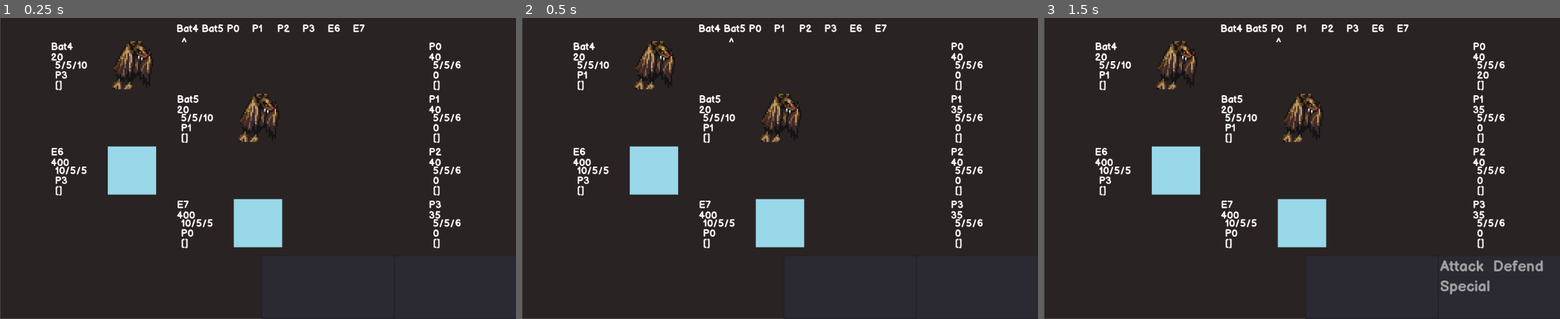
Above: before the commit, frames 1-3 (left to right).
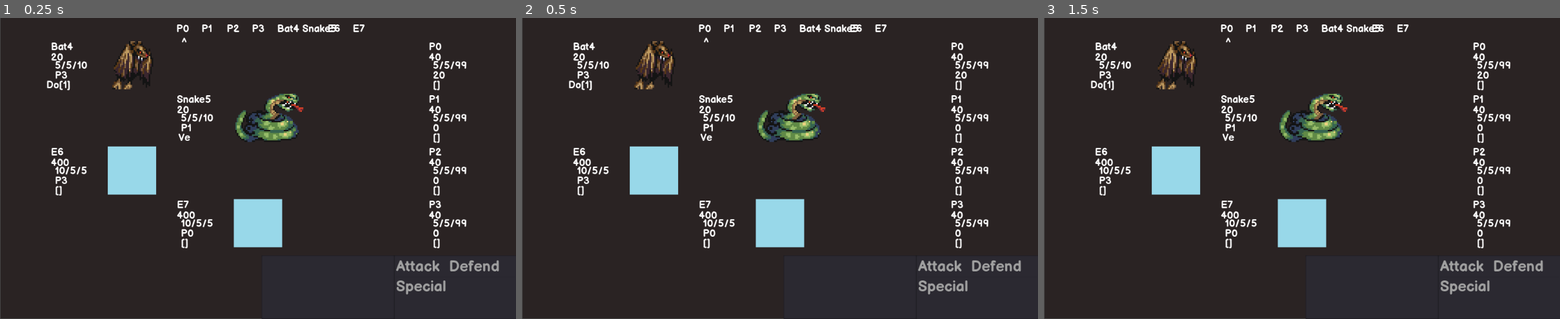
Above: after the commit, the same moments.

Repository: notMSB/shatterblade
Game: Godot game, scene res://src/Project/Battle.tscn
Same seed, same stepped clock (60 frames per second), same inputs: the game is played once before the commit and once after it.
Inputs:
- Up to frame 1 (0.25 s): no input
- Up to frame 2 (0.5 s): no input
- Up to frame 3 (1.5 s): tap Enter at 1.25 s

The runs differ from the first frame. In frame 1, 2.7% of the frame differs, in the area x 9-97%, y 2-92%; in frame 2, 2.8%; in frame 3, 2.1%.

Commit message:
enemy functionality

Diff:
--- a/src/Project/Battle.gd
+++ b/src/Project/Battle.gd
@@ -22,7 +22,7 @@
 var info
 var hits
 
-var opponents = ["Bat", "Bat"]
+var opponents = ["Bat", "Snake"]
 
 var targetsVisible = false
 
@@ -35,7 +35,7 @@
 		if i < partyNum: #player
 			createdUnit = Player.instance()
 			if global.storedParty.size() <= i:
-				createdUnit.make_stats(40, 5, 5, 6)
+				createdUnit.make_stats(40, 5, 5, 99)
 			else:
 				createdUnit = global.storedParty[i]
 			createdUnit.name = str("P", String(i))
@@ -46,6 +46,7 @@
 				createdUnit.callv("make_stats", enemy["stats"])
 				createdUnit.identity = str(opponents[i - partyNum])
 				createdUnit.name = str(createdUnit.identity, String(i))
+				if enemy.has("passives"): createdUnit.passives = enemy["passives"]
 			else:
 				createdUnit.callv("make_stats", [400, 10, 5, 5])
 				createdUnit.name = str("E", String(i))
@@ -61,6 +62,9 @@
 			set_intent(unit)
 		if unit.isPlayer: process_equipment(unit) #Gotta do this after the UI is set
 		i += 1
+		if unit.passives.size() > 0:
+			for passive in unit.passives:
+				$StatusManager.add_status(unit, passive, unit.passives[passive])
 	play_turn()
 
 func play_turn():
@@ -195,9 +199,12 @@
 		for target in targets: #repeat for every target
 			if chosenMove.has("damage"): #Get base damage, evaluate target status to final damage, deal said damage, update UI
 				var damageCalc =  chosenMove["damage"] + moveUser.strength - moveTarget.defense
+				var tempDamage
 				#One status check for the user's attack modifiers and another for the target's defense modifiers
-				damageCalc = $StatusManager.evaluate_statuses(moveUser, $StatusManager.statusActivations.usingAttack, [damageCalc])
-				damageCalc = $StatusManager.evaluate_statuses(moveTarget, $StatusManager.statusActivations.gettingHit, [damageCalc])
+				tempDamage = $StatusManager.evaluate_statuses(moveUser, $StatusManager.statusActivations.usingAttack, [damageCalc])
+				if tempDamage != null: damageCalc = tempDamage #Sometimes the status doesn't return anything
+				tempDamage = $StatusManager.evaluate_statuses(moveTarget, $StatusManager.statusActivations.gettingHit, [damageCalc])
+				if tempDamage != null: damageCalc = tempDamage
 				target.take_damage(damageCalc)
 
 			if chosenMove.has("healing"): #Get base damage, evaluate target status to final damage, deal said damage, update UI
--- a/src/Project/Lists/StatusManager.gd
+++ b/src/Project/Lists/StatusManager.gd
@@ -14,14 +14,16 @@
 	"Regen": {"activation": statusActivations.beforeTurn, "effect": funcref(self, "regenerate"), "args": ["unit", 1]},
 
 	"Poison": {"activation": statusActivations.beforeTurn, "system": true, "effect": funcref(self, "percentage_damage"), "args": ["unit", "value", 0.001]},
-	"Burn": {"activation": statusActivations.usingAttack, "system": true, "effect": funcref(self, "adjust_damage"), "args": [0.002, "value"]},
-	"Chill": {"activation": statusActivations.gettingHit, "system": true, "effect": funcref(self, "adjust_damage"), "args": [-0.002, "value"]},
+	"Burn": {"activation": statusActivations.usingAttack, "system": true, "effect": funcref(self, "adjust_damage"), "args": ["damage", 0.002, "value"]},
+	"Chill": {"activation": statusActivations.gettingHit, "system": true, "effect": funcref(self, "adjust_damage"), "args": ["damage", -0.002, "value"]},
 	"Stun": {"activation": statusActivations.beforeTurn, "system": true, "effect": funcref(self, "stunned")},
 	"Provoke": {"activation": statusActivations.passive, "system": true},
 
-	"Double Damage": {"activation": statusActivations.usingAttack, "system": false, "effect": funcref(self, "adjust_damage"), "args": [2]},
-	"Blocking": {"activation": statusActivations.gettingHit, "system": false, "effect": funcref(self, "adjust_damage"), "args": [0.5]}
+	"Double Damage": {"activation": statusActivations.usingAttack, "system": false, "effect": funcref(self, "adjust_damage"), "args": ["damage", 2]},
+	"Blocking": {"activation": statusActivations.gettingHit, "system": false, "effect": funcref(self, "adjust_damage"), "args": ["damage", 0.5]},
 
+	"Venomous": {"activation": statusActivations.usingAttack, "effect": funcref(self, "add_status"), "args": ["target", "Poison", 75]},
+	"Dodgy": {"activation": statusActivations.gettingHit, "effect": funcref(self, "adjust_damage"), "args": ["damage", 1]},
 }
 
 func initialize_statuses(unit):
@@ -63,20 +65,28 @@
 func evaluate_statuses(unit, type, args = []):
 	var info = 0 if args.empty() else args[0] #has to return a number even if check for on hit activation comes up empty
 	if !unit.statuses[type].empty():
-		for cond in unit.statuses[type]:
+		var list = unit.statuses[type]
+		for cond in list:
 			var statusInfo = statusList[cond["name"]]
 			if statusInfo.has("effect"):
 				if statusInfo.has("system") and statusInfo["system"]: #If using points system
 					if cond["value"] < THRESHOLD: #Points system statuses do not take effect if points value is below the threshold
 						#print("skipping")
 						continue
-				var newArgs = args
+				var newArgs = []
 				if statusInfo.has("args"):
 					for argument in statusInfo["args"]:
-						if String(argument) == "unit": newArgs.append(unit)
+						if String(argument) == "damage": newArgs.append(info)
+						elif String(argument) == "unit": newArgs.append(unit)
+						elif String(argument) == "target": newArgs.append(Battle.moveTarget)
 						elif String(argument) == "value": newArgs.append(cond["value"])
 						else: newArgs.append(argument)
 				info = statusInfo["effect"].call_funcv(newArgs)
+				if !statusInfo.has("system") and cond.has("value"): #If there is no system for subtracting turns automatically, subtract one manually after proc
+					cond["value"] -= 1
+					if cond["value"] <= 0:
+						list.erase(cond)
+		unit.update_status_ui()
 	return info
 
 
@@ -89,6 +99,7 @@
 	unit.take_damage(unit.maxHealth * value * damage)
 	return unit.maxHealth * damage
 
+
 func regenerate(unit, healing):
 	unit.heal(healing)
 	return unit.currentHealth
--- a/src/Project/UI/BattleUI.gd
+++ b/src/Project/UI/BattleUI.gd
@@ -35,7 +35,7 @@
 
 	if !unit.isPlayer:
 		display.get_node("Sprite").visible = true
-		var spritePath = str("res://src/Assets/", unit.identity, ".png")
+		var spritePath = str("res://src/Assets/Enemies/", unit.identity, ".png")
 		var tempFile = File.new()
 		if(tempFile.file_exists(spritePath)):
 			display.get_node("Sprite").texture = load(spritePath)
--- a/src/Project/UI/UnitUI.tscn
+++ b/src/Project/UI/UnitUI.tscn
@@ -2,7 +2,8 @@
 
 [ext_resource path="res://src/Fonts/BalsamiqSans-Bold.ttf" type="DynamicFontData" id=1]
 [ext_resource path="res://src/Project/UI/UnitUI.gd" type="Script" id=2]
-[ext_resource path="res://src/Assets/test.png" type="Texture" id=3]
+[ext_resource path="res://src/Assets/Enemies/test.png" type="Texture" id=3]
+
 
 [sub_resource type="DynamicFont" id=1]
 size = 20
--- a/src/Project/Units/Enemies.gd
+++ b/src/Project/Units/Enemies.gd
@@ -1,5 +1,12 @@
 extends Node
 
 var enemyList = {
-	"Bat": {"stats": [20, 5, 5, 10]}
+	"Bat": {"stats": [20, 5, 5, 10], "passives": {"Dodgy": 1}},
+	"Bird": {"stats": [20, 5, 5, 10]},
+	"Flower": {"stats": [20, 5, 5, 10]},
+	"Rat": {"stats": [20, 5, 5, 10]},
+	"Scorpion": {"stats": [20, 5, 5, 10]},
+	"Skeleton": {"stats": [20, 5, 5, 10]},
+	"Snake": {"stats": [20, 5, 5, 10], "passives": {"Venomous": 0}},
+	"Wolf": {"stats": [20, 5, 5, 10]}
 }
--- a/src/Project/Units/Unit.gd
+++ b/src/Project/Units/Unit.gd
@@ -14,6 +14,7 @@
 var ui #set in battle function
 
 var statuses = []
+var passives = []
 
 var specials = ["Turtle Up"]
 
Renamed: src/Assets/Bat.png -> src/Assets/Enemies/Bat.png
Not shown, added: src/Assets/Enemies/Bat.png.import
Binary file added: src/Assets/Enemies/Bird.png
Not shown, added: src/Assets/Enemies/Bird.png.import
Binary file added: src/Assets/Enemies/Flower.png
Not shown, added: src/Assets/Enemies/Flower.png.import
Binary file added: src/Assets/Enemies/Rat.png
Not shown, added: src/Assets/Enemies/Rat.png.import
Binary file added: src/Assets/Enemies/Scorpion.png
Not shown, changed: src/Assets/Enemies/Scorpion.png.import
Binary file added: src/Assets/Enemies/Skeleton.png
Not shown, added: src/Assets/Enemies/Skeleton.png.import
(and 6 more such lines)
